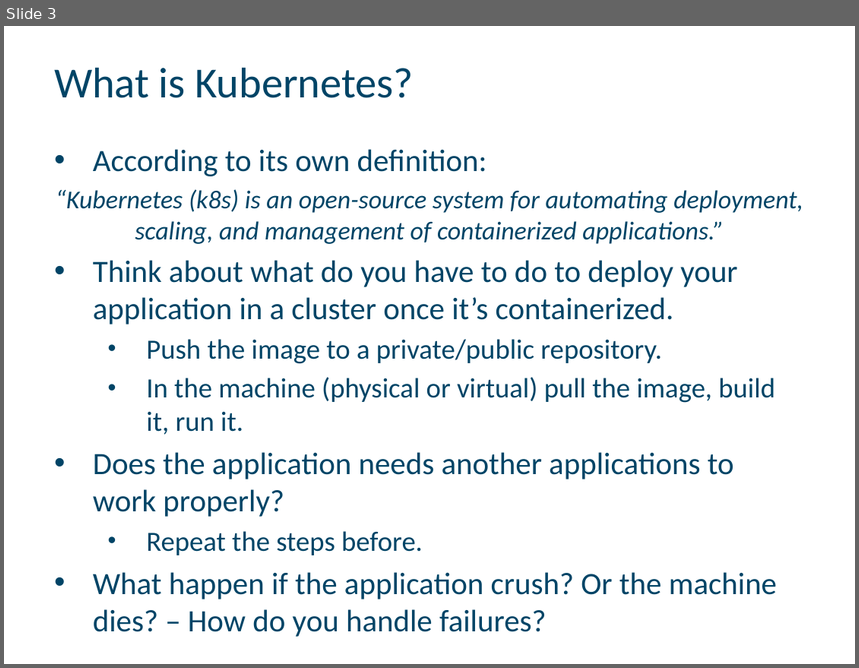
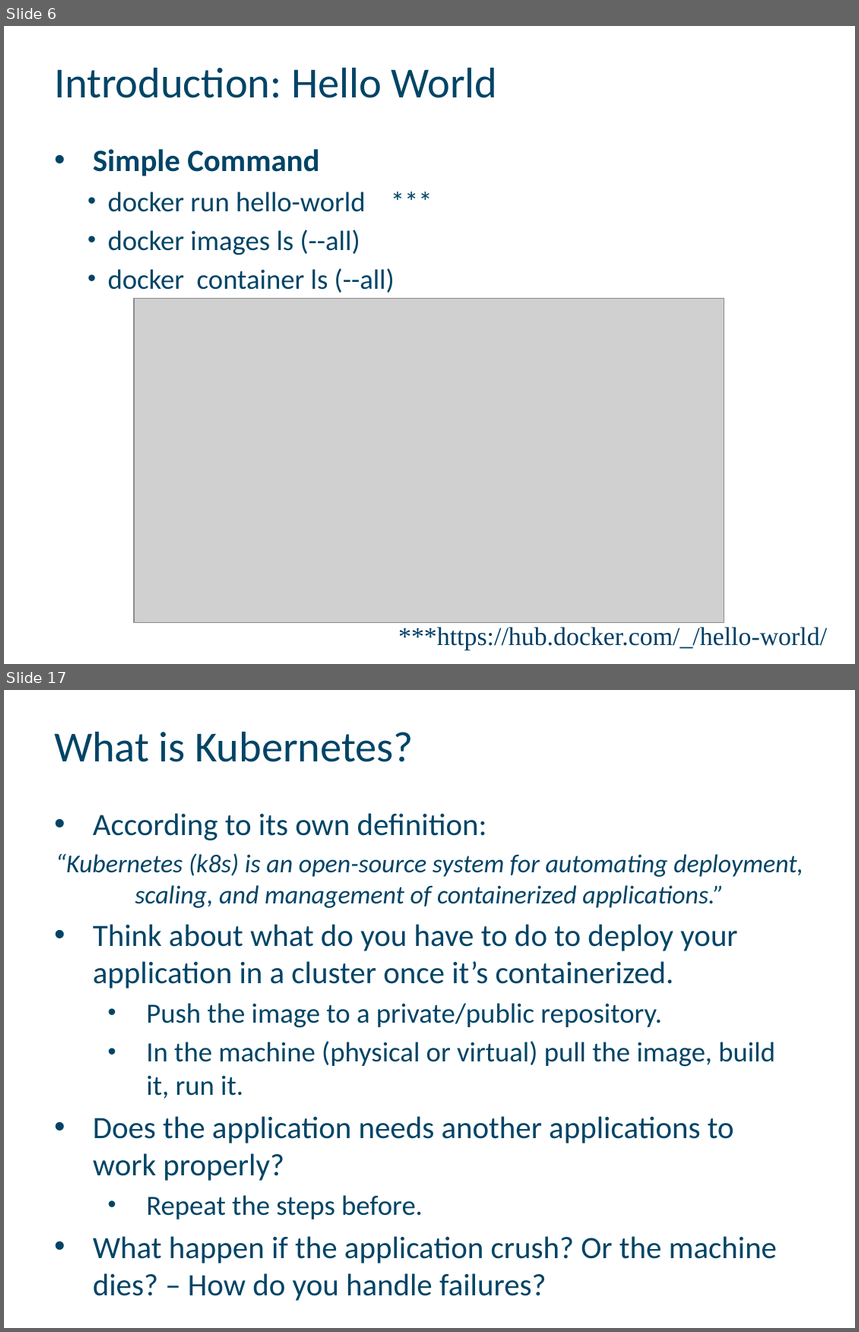
Before and after one commit to paolasoto88/dist-compt-lab-kubernetes, a slide deck: k8s-distcomp-lab.pptx. Shown one above the other, each under a label of ours: slide 3 before the commit, slides 6 and 17 after it; the slides between them are not shown. The pictures are 859x668 and 859x1332 pixels, drawn with LibreOffice and Linux fonts; fonts in the diff are those of the drawing; grey boxes stand for pictures. Boxes give left, top, right and bottom in pixels: in the first picture for what was removed or moved away, otherwise in the second. Text is boxed around its words. In the diff, an @@ line names an element or a change of style, - is before the commit and + after.

```diff
--- a/k8s-distcomp-lab.pptx
+++ b/k8s-distcomp-lab.pptx
@@ slide 6 added at <box>4,26,855,664</box>, background #FFFFFF @@
@@ title added at <box>54,67,498,98</box>, 40 pt, text #004466 @@
+Introduction: Hello World
@@ text added at <box>93,149,395,293</box>, 26 pt, text #004466 @@
+• Simple Command
+    • docker run hello-world ***
+    • docker images ls (--all)
+    • docker container ls (--all)
@@ picture added at <box>134,299,724,623</box> @@
@@ text added at <box>398,627,827,651</box>, 24 pt, text #003E65 @@
+***https://hub.docker.com/_/hello-world/
@@ text added at <box>501,640,762,649</box>, 13 pt, text #FFFFFF @@
+* https://kubernetes.io/docs/tasks/tools/install-minikube/
@@ what was slide 3 is now slide 17 @@
```
Also in this commit, not shown: 2 slides changed, 13 other slides added.
